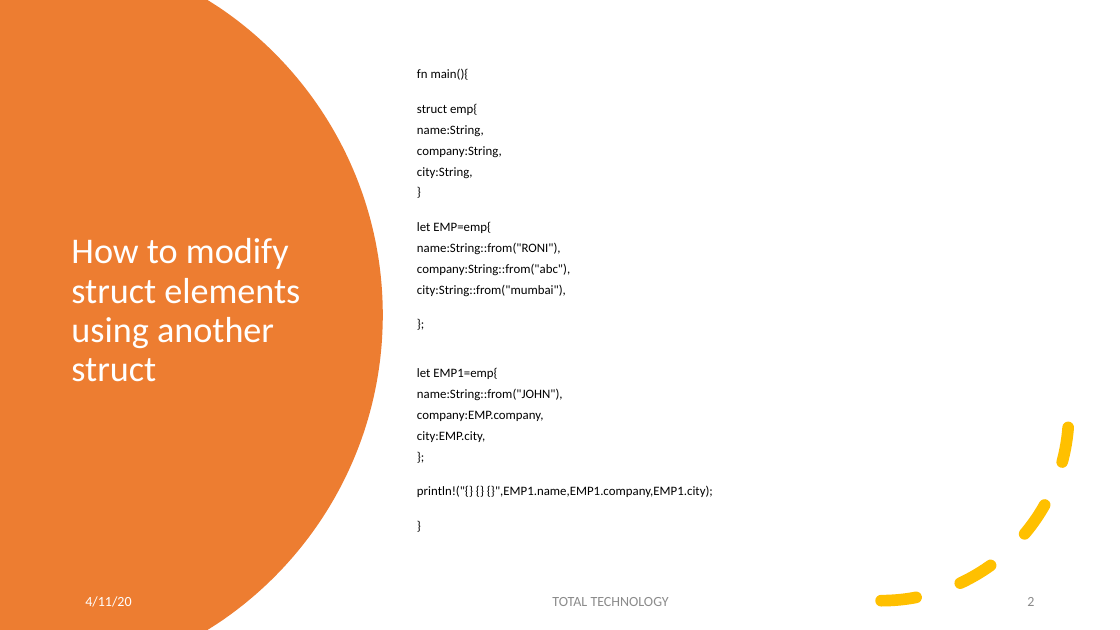
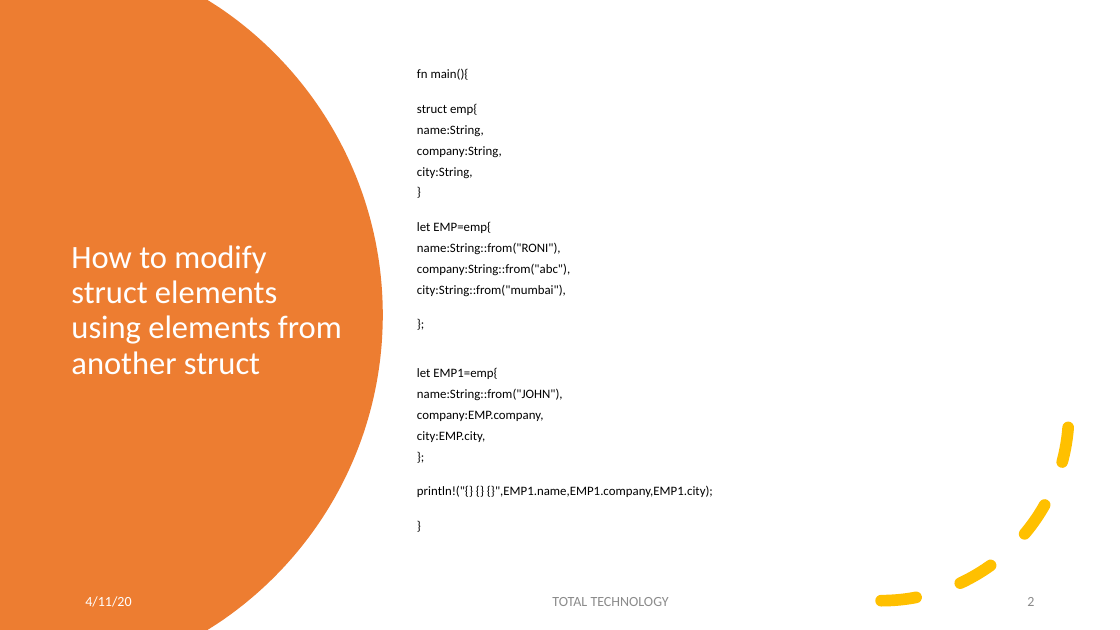
Before and after one commit to ujjwalvats16/source, a slide deck: slide 2 of RUST_TUTORIAL_24_SLIDE.pptx. Drawn at 1120x630 pixels with LibreOffice and Linux fonts; fonts in the diff are those of the drawing. Boxes give left, top, right and bottom in pixels: in the first picture for what was removed or moved away, otherwise in the second. Text is boxed around its words. In the diff, an @@ line names an element or a change of style, - is before the commit and + after.

```diff
--- a/RUST_TUTORIAL_24_SLIDE.pptx
+++ b/RUST_TUTORIAL_24_SLIDE.pptx
@@ title at bbox=[71, 245, 342, 375]: text changed; size 31 to 27.9 pt @@
-How to modify struct elements using another struct
+How to modify struct elements using elements from another struct
```
Also in this commit, not shown: 1 other slide changed.
